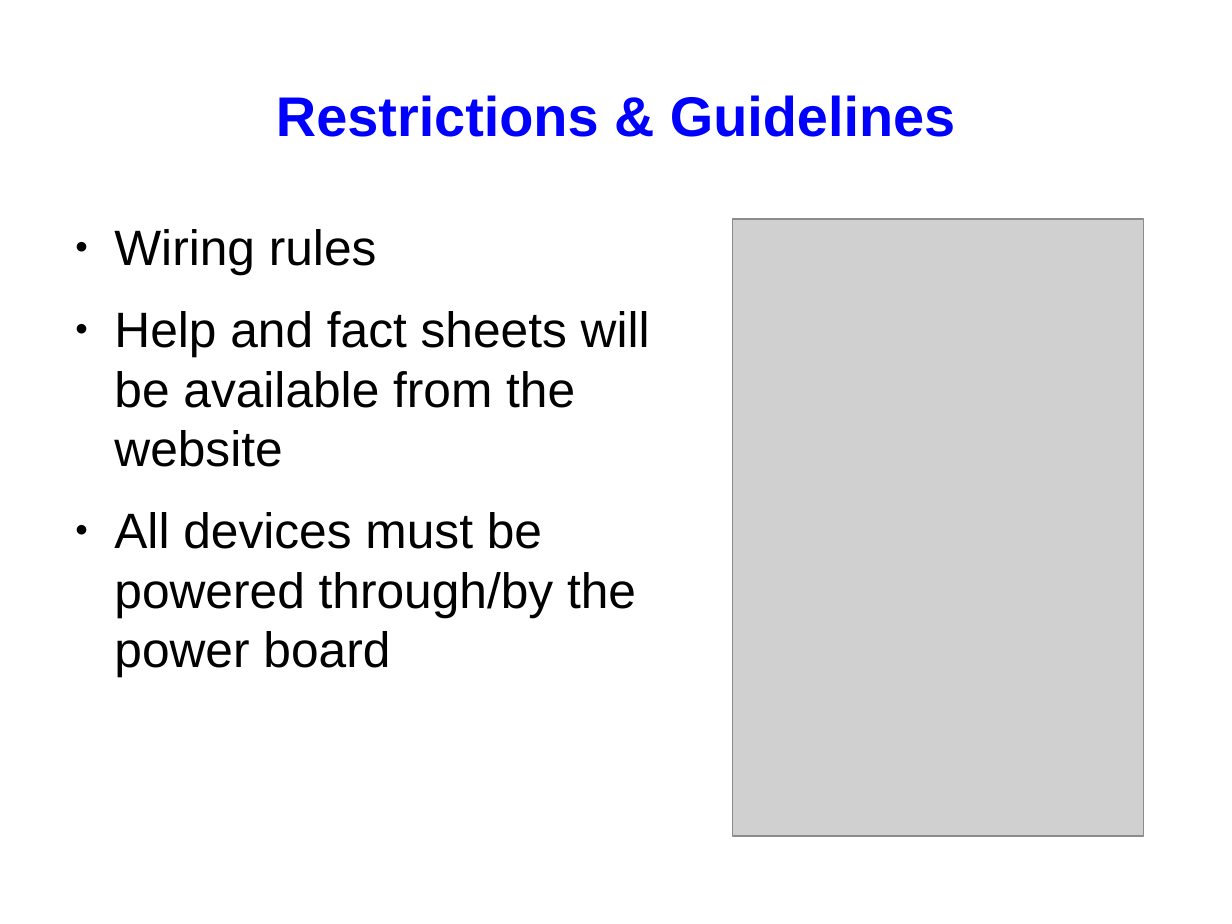
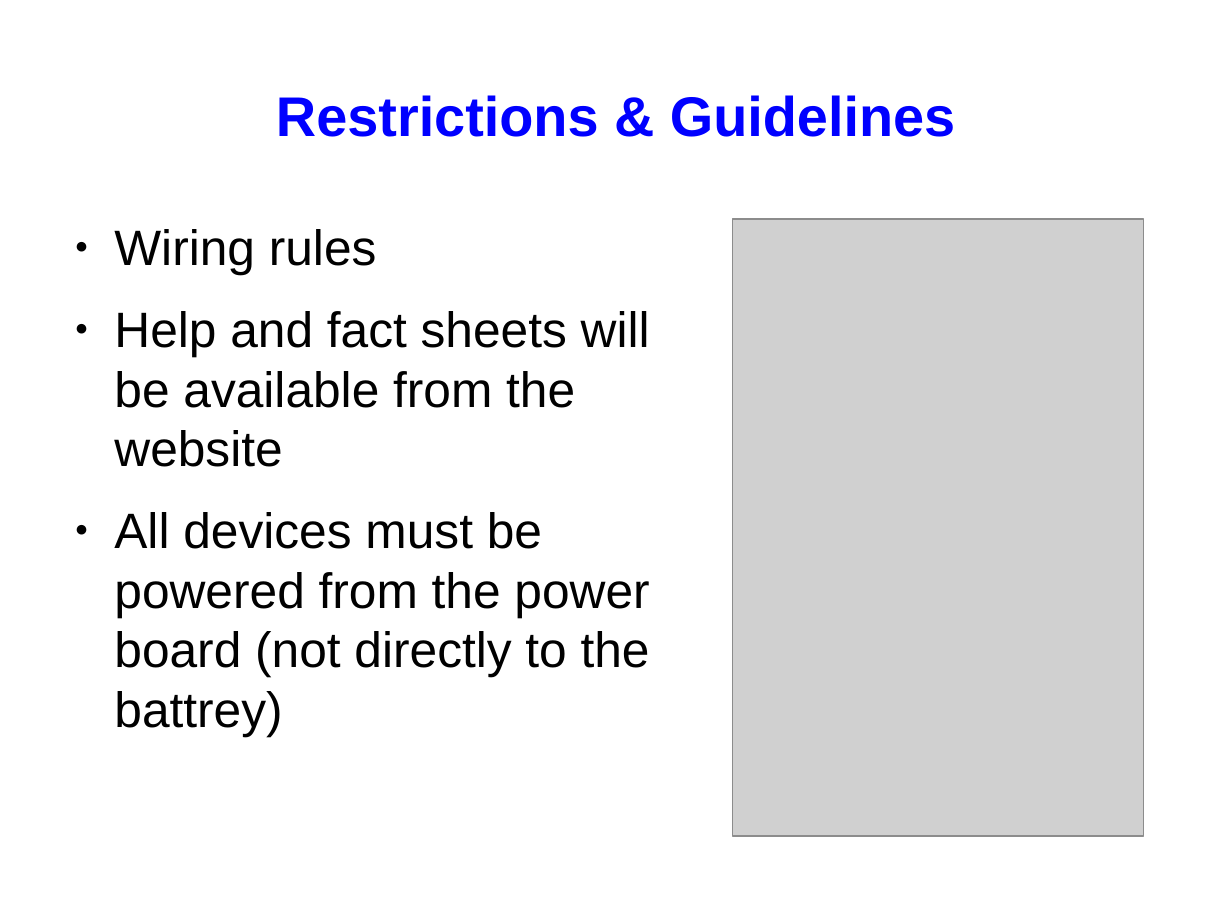
Before and after one commit to srobo/subversion-archive, a slide deck: slide 17 of KickStart/kickstart-08/presentations/kickstart-elec-presentation.odp. Drawn at 1232x924 pixels with LibreOffice and Linux fonts; fonts in the diff are those of the drawing; grey boxes stand for pictures. Boxes give left, top, right and bottom in pixels: in the first picture for what was removed or moved away, otherwise in the second. Text is boxed around its words. In the diff, an @@ line names an element or a change of style, - is before the commit and + after.

```diff
--- a/KickStart/kickstart-08/presentations/kickstart-elec-presentation.odp
+++ b/KickStart/kickstart-08/presentations/kickstart-elec-presentation.odp
@@ text at (114, 512, 650, 736): text changed @@
-● All devices must be powered through/by the power board
+● All devices must be powered from the power board (not directly to the battrey)
```
Also in this commit, not shown: 1 other file.
